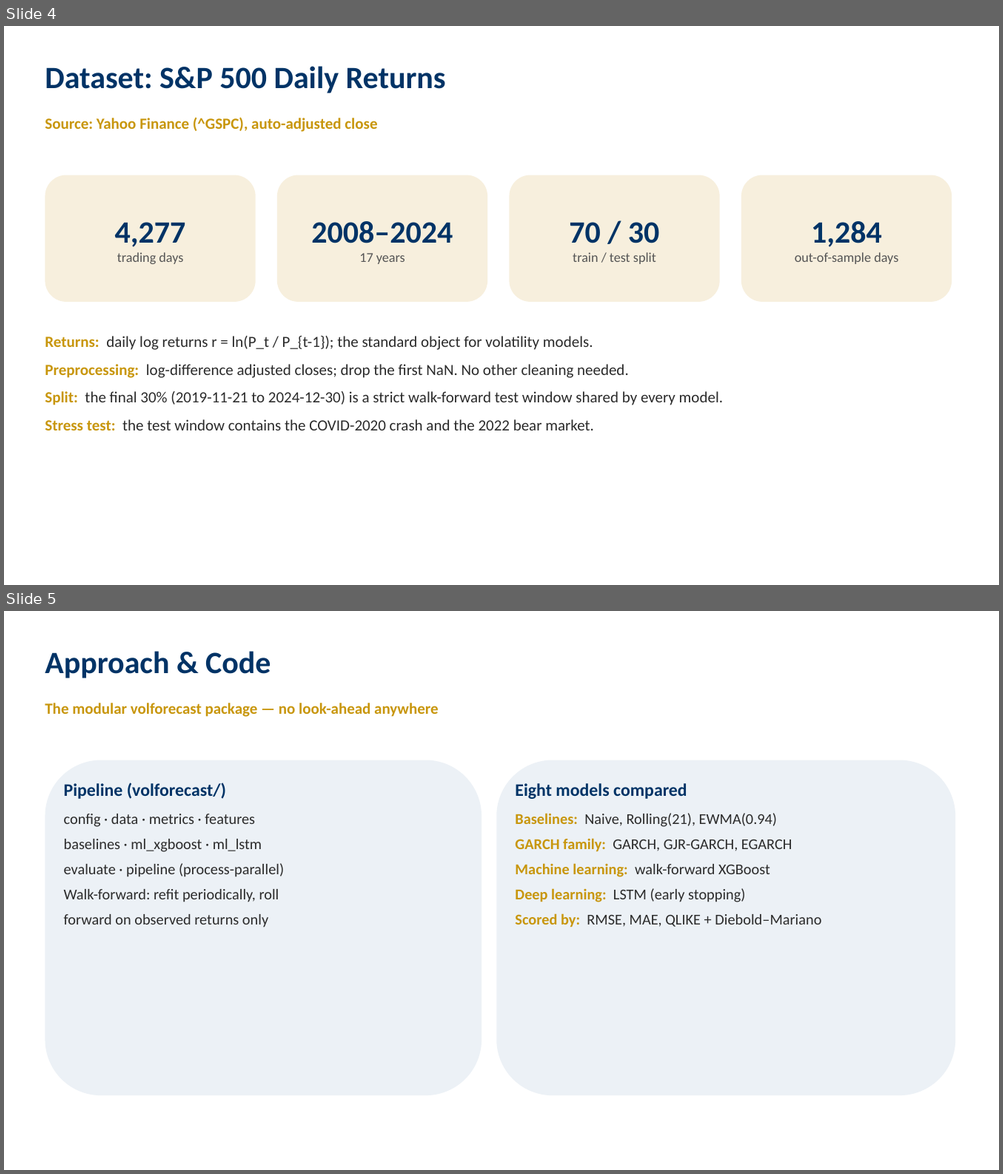
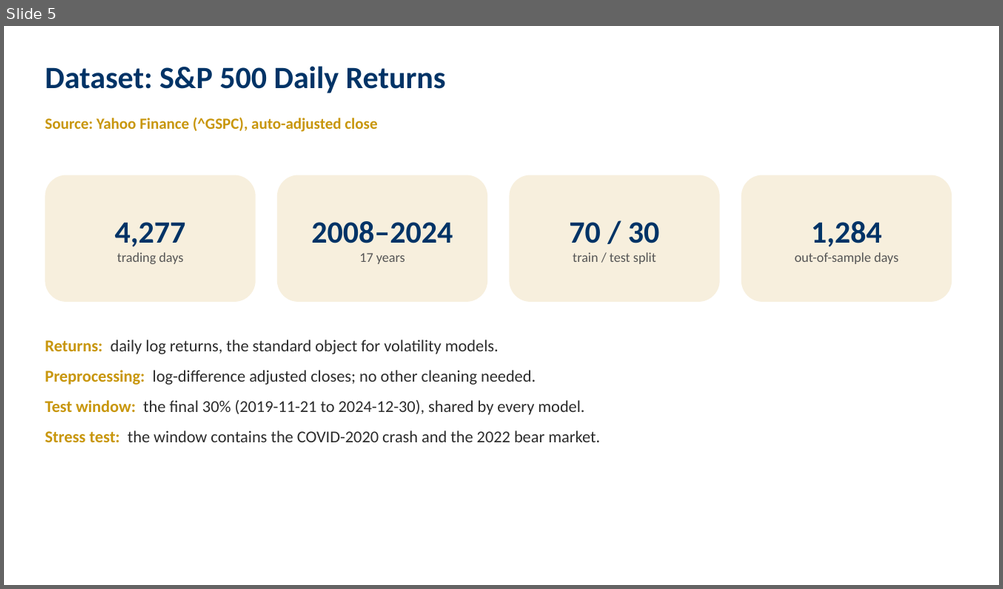
Before and after one commit to iitgF/T9, a slide deck: Project_Video_Presentation.pptx. Shown one above the other, each under a label of ours: slides 4 and 5 before the commit, slide 5 after it. The pictures are 1003x1174 and 1003x589 pixels, drawn with LibreOffice and Linux fonts; fonts in the diff are those of the drawing. Boxes give left, top, right and bottom in pixels: in the first picture for what was removed or moved away, otherwise in the second. Text is boxed around its words. In the diff, an @@ line names an element or a change of style, - is before the commit and + after.

```diff
--- a/Project_Video_Presentation.pptx
+++ b/Project_Video_Presentation.pptx
@@ slide 5 removed at <box>4,611,999,1170</box>, background #FFFFFF @@
@@ text removed at <box>45,651,270,678</box> @@
-Approach & Code
@@ text removed at <box>45,703,438,717</box> @@
-The modular volforecast package — no look-ahead anywhere
@@ rounded rectangle removed at <box>45,760,481,1096</box> @@
@@ rounded rectangle removed at <box>496,760,956,1096</box> @@
@@ text removed at <box>64,783,284,928</box> @@
-Pipeline (volforecast/)
-config · data · metrics · features
-baselines · ml_xgboost · ml_lstm
-evaluate · pipeline (process-parallel)
-Walk-forward: refit periodically, roll
-forward on observed returns only
@@ text removed at <box>515,783,821,928</box> @@
-Eight models compared
-Baselines: Naive, Rolling(21), EWMA(0.94)
-GARCH family: GARCH, GJR-GARCH, EGARCH
-Machine learning: walk-forward XGBoost
-Deep learning: LSTM (early stopping)
-Scored by: RMSE, MAE, QLIKE + Diebold–Mariano
@@ what was slide 4 is now slide 5 @@
@@ slide 5 changed as well @@
@@ text at <box>45,340,600,443</box>: text changed; size 15 to 16 pt @@
-Returns: daily log returns r = ln(P_t / P_{t-1}); the standard object for volatility models.
-Preprocessing: log-difference adjusted closes; drop the first NaN. No other cleaning needed.
-Split: the final 30% (2019-11-21 to 2024-12-30) is a strict walk-forward test window shared by every model.
-Stress test: the test window contains the COVID-2020 crash and the 2022 bear market.
+Returns: daily log returns, the standard object for volatility models.
+Preprocessing: log-difference adjusted closes; no other cleaning needed.
+Test window: the final 30% (2019-11-21 to 2024-12-30), shared by every model.
+Stress test: the window contains the COVID-2020 crash and the 2022 bear market.
```
Also in this commit, not shown: 5 other slides changed, 6 slides added, 1 other slide removed, 1 other file.
